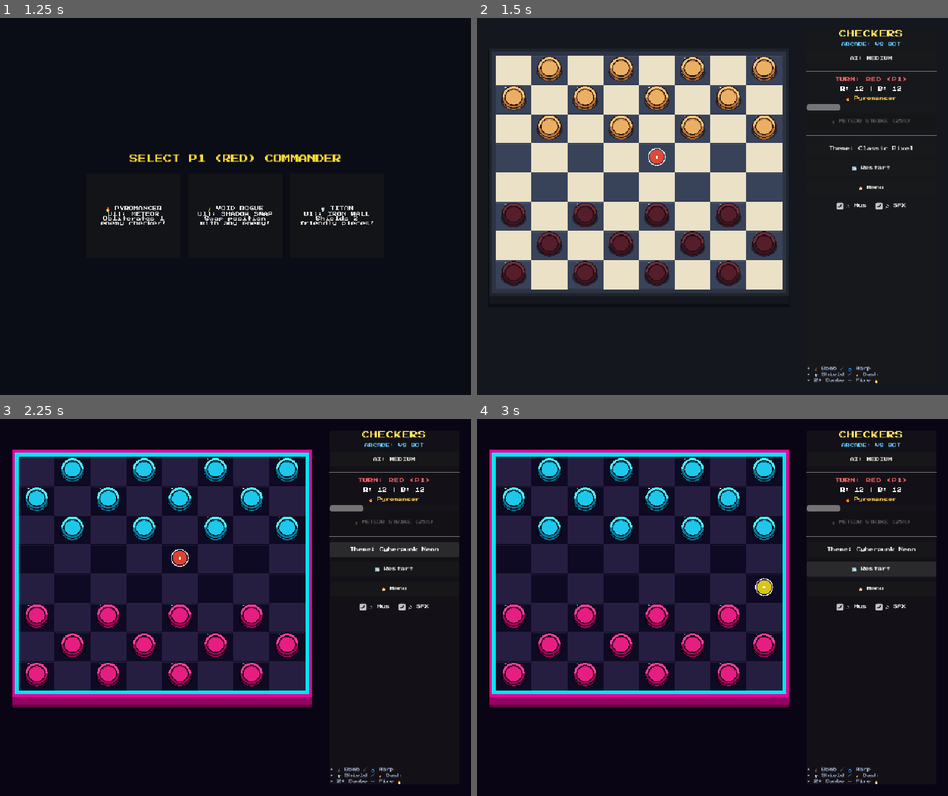
Above: before the commit, frames 1-4 (two rows, left to right).
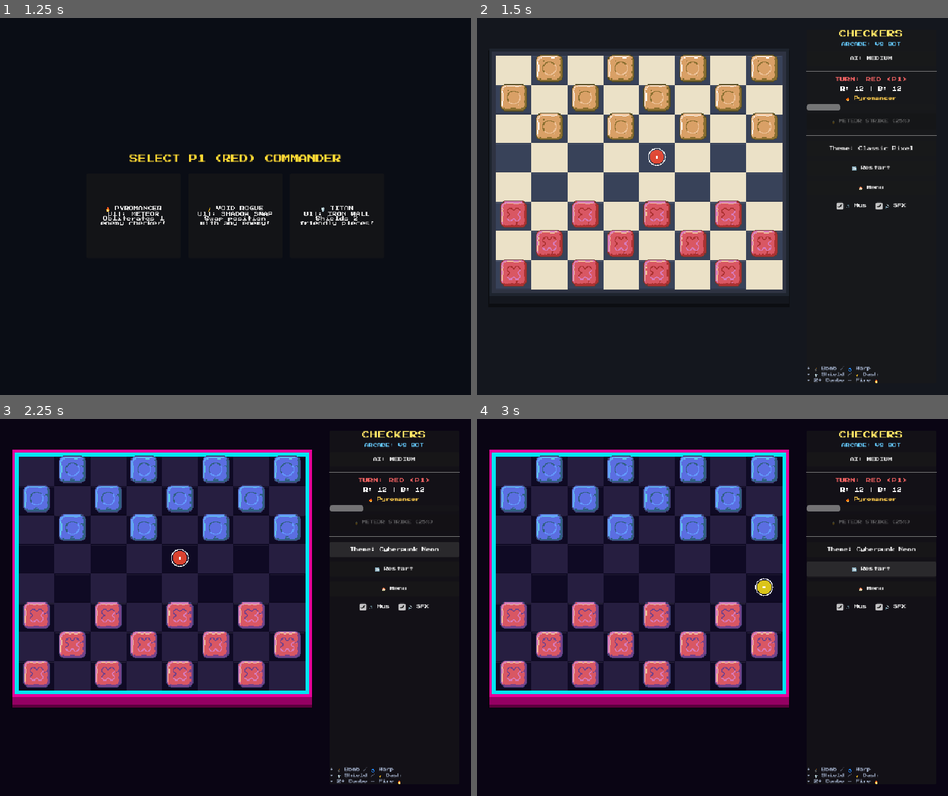
Above: after the commit, the same moments.

Repository: sylasjr/arcade-battle-checkers
Game: Godot game, scene res://scenes/Main.tscn
The game is run twice, just before and just after one commit, with the same random seed, the same clock (stepped at 60 frames per second) and the same inputs.
Inputs:
- Up to frame 1 (1.25 s): click "⚔️ VS BOT (Arcade)" at 0.5 s
- Up to frame 2 (1.5 s): click "🔥 PYROMANCER Ult: METEOR Obli…" at 1.25 s
- Up to frame 3 (2.25 s): click "Theme: Classic Pixel" at 2 s
- Up to frame 4 (3 s): click "🔄 Restart" at 2.75 s

Frame 1 is identical in both runs. In frame 2, 8.7% of the frame differs, in the area x 4-64%, y 9-72%; in frame 3, 9.6%; in frame 4, 9.6%.

Commit message:
feat: slice and integrate 108 rune piece sprites with dynamic Star King morphs and theme palettes

Diff:
--- a/scripts/Piece.gd
+++ b/scripts/Piece.gd
@@ -64,10 +64,16 @@
 
 func _load_current_texture() -> void:
 	var tex_path = ""
-	if player == Player.RED:
-		tex_path = theme_data.get("red_texture", "res://textures/piece_dark.png")
-	else:
-		tex_path = theme_data.get("black_texture", "res://textures/piece_light.png")
+	if is_king:
+		if player == Player.RED:
+			tex_path = theme_data.get("red_king_texture", "res://textures/runes/crimson_red_star.png")
+		else:
+			tex_path = theme_data.get("black_king_texture", "res://textures/runes/sand_light_star.png")
+	else:
+		if player == Player.RED:
+			tex_path = theme_data.get("red_texture", "res://textures/runes/crimson_red_cross.png")
+		else:
+			tex_path = theme_data.get("black_texture", "res://textures/runes/sand_light_circle.png")
 
 	if ResourceLoader.exists(tex_path):
 		piece_texture = load(tex_path)
@@ -197,6 +203,7 @@
 
 func promote_to_king() -> void:
 	is_king = true
+	_load_current_texture()
 	queue_redraw()
 	var tween = create_tween().set_trans(Tween.TRANS_BACK).set_ease(Tween.EASE_OUT)
 	tween.tween_property(self, "scale", Vector2(1.25, 1.25), 0.15)
--- a/scripts/ThemeManager.gd
+++ b/scripts/ThemeManager.gd
@@ -15,9 +15,13 @@
 		"board_dark": Color(0.22, 0.26, 0.35),
 		"board_border": Color(0.12, 0.14, 0.18),
 		"board_inner_border": Color(0.18, 0.20, 0.26),
-		"red_texture": "res://textures/piece_dark.png",
-		"black_texture": "res://textures/piece_light.png",
-		"red_main": Color(0.55, 0.20, 0.25),
+		"red_color_set": "crimson_red",
+		"black_color_set": "sand_light",
+		"red_texture": "res://textures/runes/crimson_red_cross.png",
+		"black_texture": "res://textures/runes/sand_light_circle.png",
+		"red_king_texture": "res://textures/runes/crimson_red_star.png",
+		"black_king_texture": "res://textures/runes/sand_light_star.png",
+		"red_main": Color(0.85, 0.22, 0.28),
 		"black_main": Color(0.95, 0.75, 0.45),
 		"glow_color": Color(0.2, 0.8, 1.0, 0.4)
 	},
@@ -28,8 +32,12 @@
 		"board_dark": Color(0.06, 0.04, 0.14),
 		"board_border": Color(0.9, 0.0, 0.6),
 		"board_inner_border": Color(0.0, 0.9, 0.95),
-		"red_texture": "res://textures/piece_neon_magenta.png",
-		"black_texture": "res://textures/piece_neon_cyan.png",
+		"red_color_set": "magenta_pink",
+		"black_color_set": "royal_blue",
+		"red_texture": "res://textures/runes/magenta_pink_cross.png",
+		"black_texture": "res://textures/runes/royal_blue_circle.png",
+		"red_king_texture": "res://textures/runes/magenta_pink_star.png",
+		"black_king_texture": "res://textures/runes/royal_blue_star.png",
 		"red_main": Color(1.0, 0.05, 0.55),
 		"black_main": Color(0.0, 0.85, 0.95),
 		"glow_color": Color(0.0, 1.0, 0.8, 0.5)
@@ -41,10 +49,14 @@
 		"board_dark": Color(0.42, 0.26, 0.14),
 		"board_border": Color(0.24, 0.14, 0.08),
 		"board_inner_border": Color(0.32, 0.18, 0.10),
-		"red_texture": "res://textures/piece_dark.png",
-		"black_texture": "res://textures/piece_light.png",
-		"red_main": Color(0.55, 0.20, 0.25),
-		"black_main": Color(0.95, 0.75, 0.45),
+		"red_color_set": "amber_orange",
+		"black_color_set": "sand_dark",
+		"red_texture": "res://textures/runes/amber_orange_square.png",
+		"black_texture": "res://textures/runes/sand_dark_dot.png",
+		"red_king_texture": "res://textures/runes/amber_orange_star.png",
+		"black_king_texture": "res://textures/runes/sand_dark_star.png",
+		"red_main": Color(0.85, 0.45, 0.15),
+		"black_main": Color(0.70, 0.55, 0.35),
 		"glow_color": Color(1.0, 0.75, 0.2, 0.4)
 	},
 	ThemeType.MAGMA_INFERNO: {
@@ -54,10 +66,14 @@
 		"board_dark": Color(0.14, 0.04, 0.02),
 		"board_border": Color(0.85, 0.25, 0.05),
 		"board_inner_border": Color(0.95, 0.65, 0.1),
-		"red_texture": "res://textures/piece_magma.png",
-		"black_texture": "res://textures/piece_ash.png",
+		"red_color_set": "flame_orange",
+		"black_color_set": "obsidian_black",
+		"red_texture": "res://textures/runes/flame_orange_triangle.png",
+		"black_texture": "res://textures/runes/obsidian_black_square.png",
+		"red_king_texture": "res://textures/runes/flame_orange_star.png",
+		"black_king_texture": "res://textures/runes/obsidian_black_star.png",
 		"red_main": Color(1.0, 0.35, 0.05),
-		"black_main": Color(0.35, 0.30, 0.32),
+		"black_main": Color(0.25, 0.22, 0.24),
 		"glow_color": Color(1.0, 0.4, 0.0, 0.5)
 	}
 }
Binary file added: textures/rune_pieces.png
Not shown, added: textures/rune_pieces.png.import
Binary file added: textures/runes/amber_orange_circle.png
Not shown, added: textures/runes/amber_orange_circle.png.import
Binary file added: textures/runes/amber_orange_cross.png
Not shown, added: textures/runes/amber_orange_cross.png.import
Binary file added: textures/runes/amber_orange_dot.png
Not shown, added: textures/runes/amber_orange_dot.png.import
Binary file added: textures/runes/amber_orange_square.png
Not shown, added: textures/runes/amber_orange_square.png.import
Binary file added: textures/runes/amber_orange_star.png
Not shown, added: textures/runes/amber_orange_star.png.import
(and 208 more such lines)
